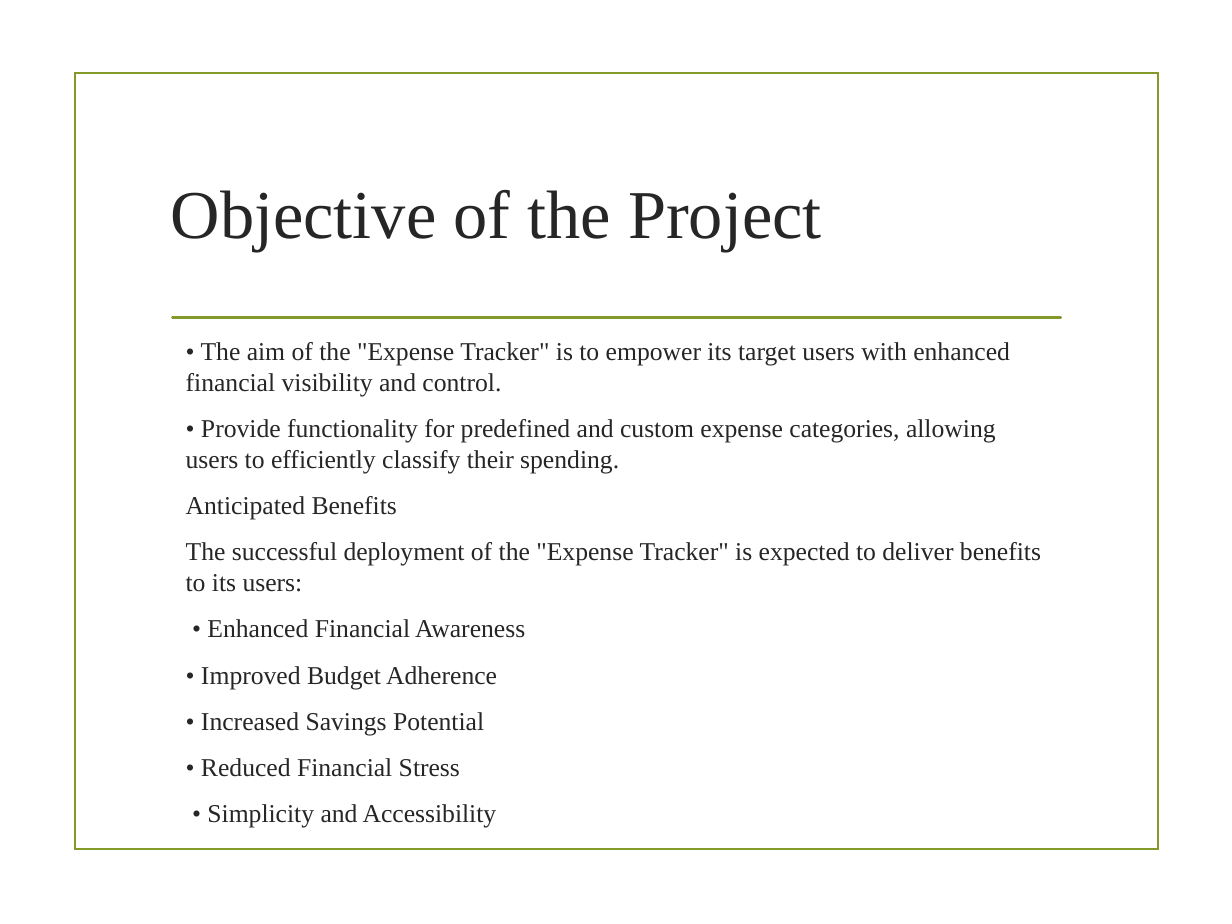
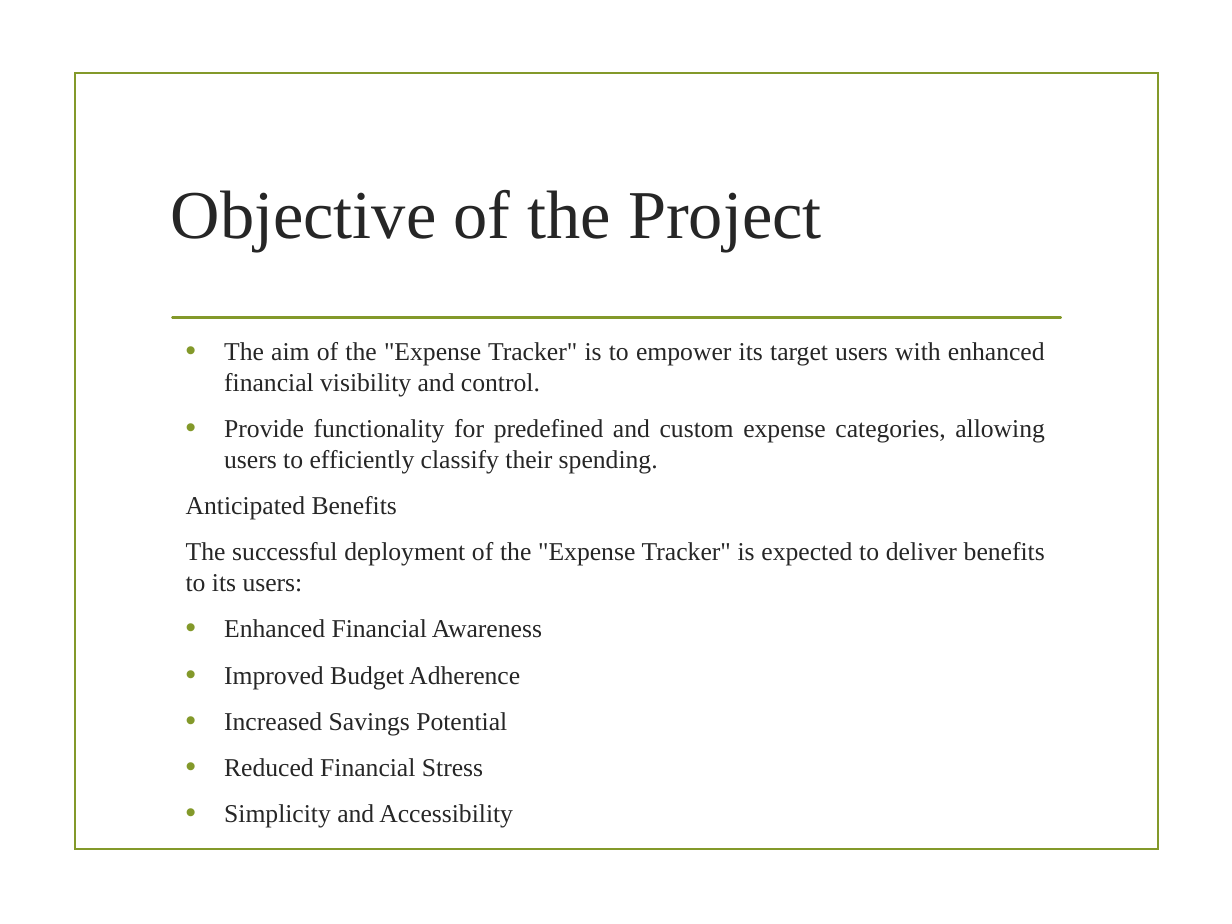
Before and after one commit to rocky-51/Ist-GitRepo, a slide deck: slide 2 of MinorProject/Minor Project Presentation.pptx. Drawn at 1232x924 pixels with LibreOffice and Linux fonts; fonts in the diff are those of the drawing; background and template pictures are left out. Boxes give left, top, right and bottom in pixels: in the first picture for what was removed or moved away, otherwise in the second. Text is boxed around its words. In the diff, an @@ line names an element or a change of style, - is before the commit and + after.

```diff
--- a/MinorProject/Minor Project Presentation.pptx
+++ b/MinorProject/Minor Project Presentation.pptx
@@ text at (224, 342, 1045, 474): text changed @@
-• The aim of the "Expense Tracker" is to empower its target users with enhanced financial visibility and control.
-• Provide functionality for predefined and custom expense categories, allowing users to efficiently classify their spending.
+• The aim of the "Expense Tracker" is to empower its target users with enhanced financial visibility and control.
+• Provide functionality for predefined and custom expense categories, allowing users to efficiently classify their spending.
@@ text at (186, 496, 1045, 592): alignment left to justified @@
@@ text at (224, 619, 542, 828): text changed @@
-• Enhanced Financial Awareness
-• Improved Budget Adherence
-• Increased Savings Potential
-• Reduced Financial Stress
-• Simplicity and Accessibility
+• Enhanced Financial Awareness
+• Improved Budget Adherence
+• Increased Savings Potential
+• Reduced Financial Stress
+• Simplicity and Accessibility
```
Also in this commit, not shown: 1 other slide changed.
